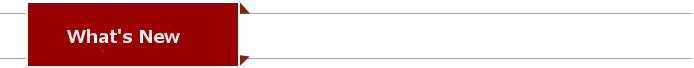
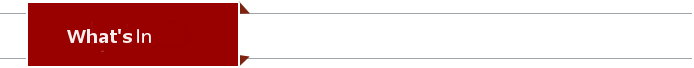
Before/after of a 694×68 layered artwork. What changed in the layer stack:
removed layer "What's New" over <box>137,29,180,43</box>
renamed (unnamed layer) to "In", painted on it over <box>137,29,151,43</box>
painted on "latest.png" over <box>137,23,183,44</box>
